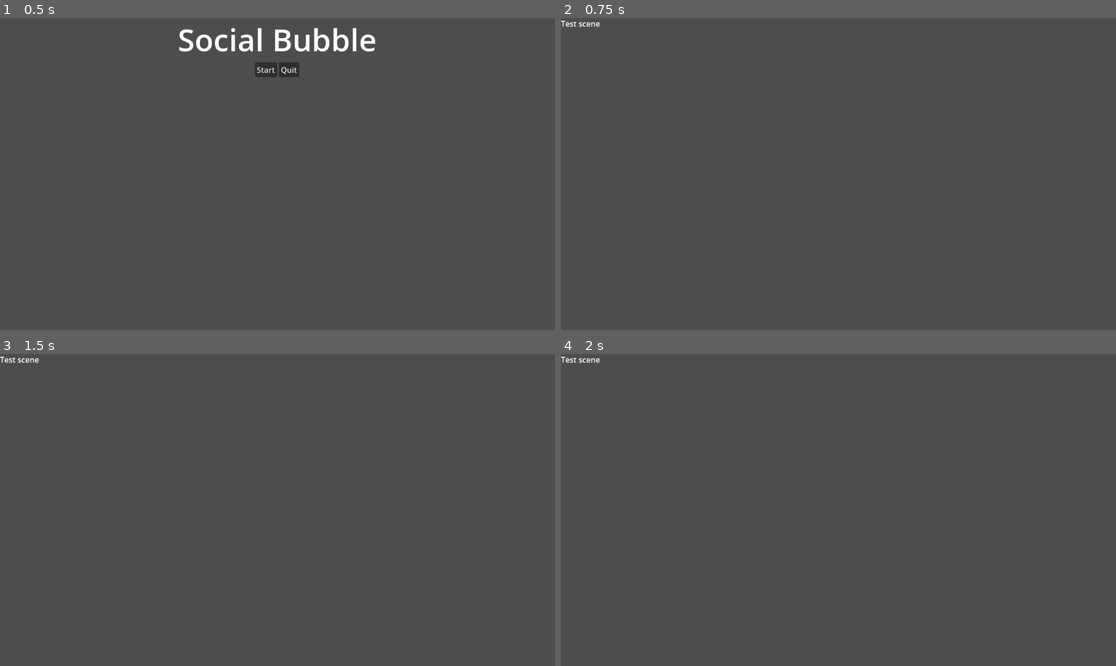
Above: before the commit, frames 1-4 (two rows, left to right).
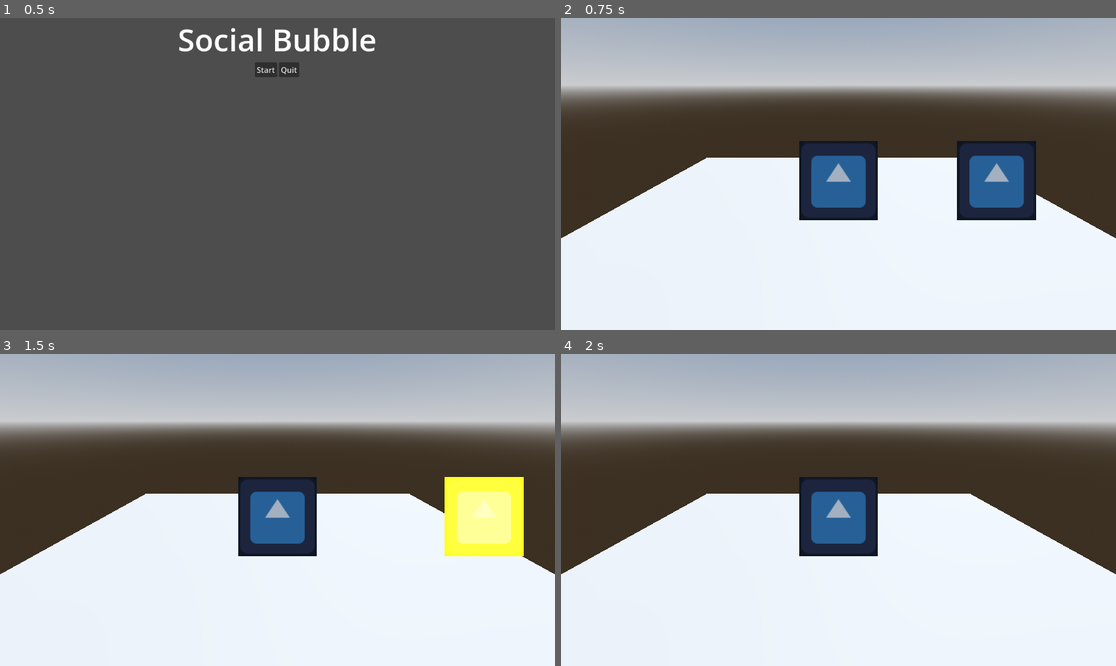
Above: after the commit, the same moments.

Repository: EAinsley/globalgamejam
Game: Godot game, scene res://scenes/start_menu.tscn
Same seed, same stepped clock (60 frames per second), same inputs: the game is played once before the commit and once after it. The project has no main scene, so this scene is started directly. The engine's default icon, where the game draws it, is replaced by a stand-in: a white triangle on a blue panel in a dark square.
Inputs (mouse positions are in pixels of both pictures, inside the frame that each line leads up to):
- Up to frame 1 (0.5 s): no input
- Up to frame 2 (0.75 s): click "Start" at 0.5 s
- Up to frame 3 (1.5 s): tap Enter at 1.25 s; move the mouse to (399, 494) at 1.27 s; press the mouse at (399, 494) at 1.28 s; hold D (move_right) from 1.28 s (still down)
- Up to frame 4 (2 s): keep holding D (move_right)

Frame 1 is identical in both runs. In frame 2, 97% of the frame differs, in the area x 0-100%, y 0-100%; in frame 3, 97%; in frame 4, 97%.

Commit message:
Backup commit before remove unused

Diff:
--- a/Characters/character.tscn
+++ b/not_used/character.tscn
@@ -1,17 +1,17 @@
 [gd_scene load_steps=6 format=3 uid="uid://ba6l2khi7eaby"]
 
-[ext_resource type="Texture2D" uid="uid://rru0n4ehkkhx" path="res://icon.svg" id="1_acr0g"]
-[ext_resource type="Script" uid="uid://ch158jrtiqhu2" path="res://scripts/characters/character_drag.gd" id="1_ticvp"]
-[ext_resource type="PackedScene" uid="uid://dh4m1rxvcjh6c" path="res://Characters/click_area.tscn" id="3_3mn46"]
+[ext_resource type="Script" uid="uid://ch158jrtiqhu2" path="res://not_used/character_drag.gd" id="1_0as2t"]
+[ext_resource type="Texture2D" uid="uid://rru0n4ehkkhx" path="res://icon.svg" id="2_6y2jw"]
+[ext_resource type="PackedScene" uid="uid://dh4m1rxvcjh6c" path="res://not_used/click_area.tscn" id="3_tfp6s"]
 
 [sub_resource type="SpriteFrames" id="SpriteFrames_ticvp"]
 animations = [{
 "frames": [{
 "duration": 1.0,
-"texture": ExtResource("1_acr0g")
+"texture": ExtResource("2_6y2jw")
 }, {
 "duration": 1.0,
-"texture": ExtResource("1_acr0g")
+"texture": ExtResource("2_6y2jw")
 }],
 "loop": true,
 "name": &"default",
@@ -25,13 +25,13 @@
 gravity_scale = 0.0
 contact_monitor = true
 max_contacts_reported = 5
-script = ExtResource("1_ticvp")
+script = ExtResource("1_0as2t")
 
 [node name="AnimatedSprite2D" type="AnimatedSprite2D" parent="."]
 position = Vector2(2, 1)
 sprite_frames = SubResource("SpriteFrames_ticvp")
 
-[node name="ClickArea" parent="." instance=ExtResource("3_3mn46")]
+[node name="ClickArea" parent="." instance=ExtResource("3_tfp6s")]
 
 [node name="BubbleCollision" type="CollisionShape2D" parent="."]
 shape = SubResource("CircleShape2D_ticvp")
--- a/Characters/character_click.tscn
+++ b/not_used/character_click.tscn
@@ -1,8 +1,8 @@
 [gd_scene load_steps=6 format=3 uid="uid://bkdkb2vphqutu"]
 
-[ext_resource type="Script" uid="uid://bpwuaw4qusoyb" path="res://scripts/characters/character_click.gd" id="1_gw6ln"]
+[ext_resource type="Script" uid="uid://bpwuaw4qusoyb" path="res://not_used/character_click.gd" id="1_gw6ln"]
 [ext_resource type="Texture2D" uid="uid://rru0n4ehkkhx" path="res://icon.svg" id="1_ljj86"]
-[ext_resource type="PackedScene" uid="uid://dh4m1rxvcjh6c" path="res://Characters/click_area.tscn" id="3_iopad"]
+[ext_resource type="PackedScene" uid="uid://dh4m1rxvcjh6c" path="res://not_used/click_area.tscn" id="3_iopad"]
 
 [sub_resource type="CircleShape2D" id="CircleShape2D_gw6ln"]
 radius = 54.5711
--- a/Characters/click_area.tscn
+++ b/not_used/click_area.tscn
@@ -1,6 +1,6 @@
 [gd_scene load_steps=2 format=3 uid="uid://dh4m1rxvcjh6c"]
 
-[ext_resource type="Script" uid="uid://k3cno7kttrnn" path="res://scripts/characters/click_area.gd" id="1_ybe8l"]
+[ext_resource type="Script" uid="uid://k3cno7kttrnn" path="res://not_used/click_area.gd" id="1_ybe8l"]
 
 [node name="ClickArea" type="Area2D"]
 script = ExtResource("1_ybe8l")
--- a/scenes/level1.tscn
+++ b/not_used/level1.tscn
@@ -1,8 +1,8 @@
 [gd_scene load_steps=4 format=3 uid="uid://dd764adg7jhbl"]
 
-[ext_resource type="Script" uid="uid://dg6tvq3xcue4" path="res://scripts/characters/characters_manager.gd" id="2_m7ahb"]
+[ext_resource type="Script" uid="uid://dg6tvq3xcue4" path="res://not_used/characters_manager.gd" id="2_m7ahb"]
 [ext_resource type="PackedScene" uid="uid://bmnyx3nu78xpt" path="res://scenes/in_game_menu.tscn" id="2_wwpf4"]
-[ext_resource type="PackedScene" uid="uid://bkdkb2vphqutu" path="res://Characters/character_click.tscn" id="3_m7ahb"]
+[ext_resource type="PackedScene" uid="uid://bkdkb2vphqutu" path="res://not_used/character_click.tscn" id="3_m7ahb"]
 
 [node name="Level" type="Node2D"]
 
--- a/scenes/level_3d.tscn
+++ b/scenes/level_3d.tscn
@@ -1,7 +1,8 @@
-[gd_scene load_steps=8 format=3 uid="uid://clttg52282go4"]
+[gd_scene load_steps=9 format=3 uid="uid://clttg52282go4"]
 
 [ext_resource type="Script" uid="uid://dqoi6t47dm7xn" path="res://scripts/characters/character_manager_3d.gd" id="1_0axf4"]
 [ext_resource type="PackedScene" uid="uid://dvdoki62xebsy" path="res://Characters/characer_click_3d.tscn" id="2_cy78i"]
+[ext_resource type="PackedScene" uid="uid://bmnyx3nu78xpt" path="res://scenes/in_game_menu.tscn" id="3_qa8vf"]
 
 [sub_resource type="ProceduralSkyMaterial" id="ProceduralSkyMaterial_0axf4"]
 sky_horizon_color = Color(0.662243, 0.671743, 0.686743, 1)
@@ -51,3 +52,7 @@
 [node name="CollisionShape3D" type="CollisionShape3D" parent="StaticBody3D"]
 transform = Transform3D(1, 0, 0, 0, 1, 0, 0, 0, 1, 0, -1.47629, 0)
 shape = SubResource("ConcavePolygonShape3D_cy78i")
+
+[node name="UILayer" type="CanvasLayer" parent="."]
+
+[node name="InGameMenu" parent="UILayer" instance=ExtResource("3_qa8vf")]
--- a/scenes/start_menu.tscn
+++ b/scenes/start_menu.tscn
@@ -1,7 +1,7 @@
 [gd_scene load_steps=5 format=3 uid="uid://bc3m73bxqxfp5"]
 
 [ext_resource type="Script" uid="uid://0ljvin3pvlmd" path="res://scripts/ui/start_button.gd" id="1_ouf4f"]
-[ext_resource type="PackedScene" uid="uid://dpimkhwxb53m6" path="res://scenes/test_scene.tscn" id="2_thu50"]
+[ext_resource type="PackedScene" uid="uid://clttg52282go4" path="res://scenes/level_3d.tscn" id="2_m7x51"]
 [ext_resource type="Script" uid="uid://b1jhsx5seyt21" path="res://scripts/ui/exit_button.gd" id="3_m7x51"]
 
 [sub_resource type="Theme" id="Theme_m7x51"]
@@ -41,7 +41,7 @@
 layout_mode = 2
 text = "Start"
 script = ExtResource("1_ouf4f")
-first_level = ExtResource("2_thu50")
+first_level = ExtResource("2_m7x51")
 
 [node name="ExitButton" type="Button" parent="VBoxContainer/HBoxContainer"]
 layout_mode = 2
Renamed: scripts/characters/character_click.gd -> not_used/character_click.gd
Renamed: scripts/characters/character_click.gd.uid -> not_used/character_click.gd.uid
Renamed: scripts/characters/character_drag.gd -> not_used/character_drag.gd
Renamed: scripts/characters/character_drag.gd.uid -> not_used/character_drag.gd.uid
Renamed: scripts/characters/characters_manager.gd -> not_used/characters_manager.gd
Renamed: scripts/characters/characters_manager.gd.uid -> not_used/characters_manager.gd.uid
Renamed: scripts/characters/click_area.gd -> not_used/click_area.gd
Renamed: scripts/characters/click_area.gd.uid -> not_used/click_area.gd.uid
Renamed: scenes/test_scene.tscn -> not_used/test_scene.tscn
Not shown: 1 places in scenes/node_3d.tscn that only renumber resources
